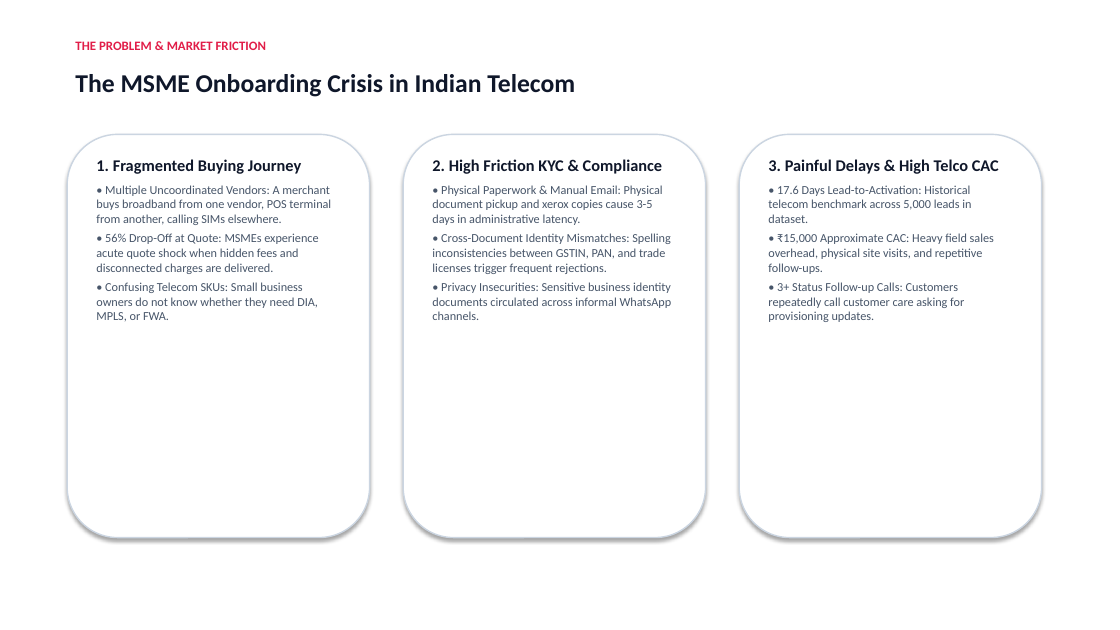
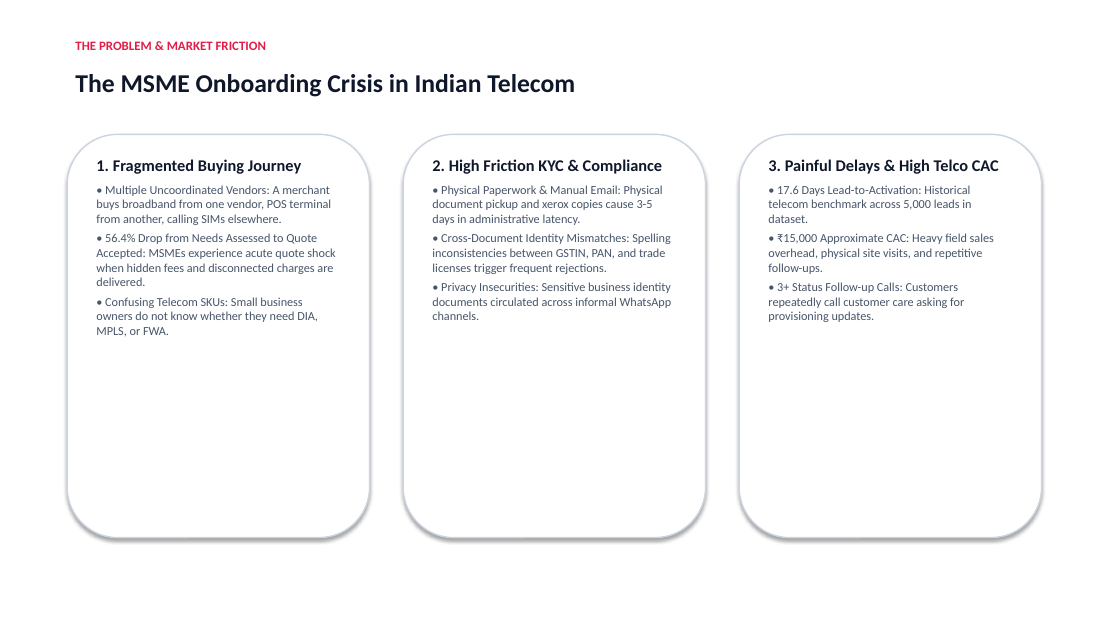
Before and after one commit to rawcdr/Udyam360, a slide deck: slide 2 of submission/Udyam360_Business_Case.pptx. Drawn at 1120x630 pixels with LibreOffice and Linux fonts; fonts in the diff are those of the drawing. Boxes give left, top, right and bottom in pixels: in the first picture for what was removed or moved away, otherwise in the second. Text is boxed around its words. In the diff, an @@ line names an element or a change of style, - is before the commit and + after.

```diff
--- a/submission/Udyam360_Business_Case.pptx
+++ b/submission/Udyam360_Business_Case.pptx
@@ text at (96,233,335,286): text changed @@
-• 56% Drop-Off at Quote: MSMEs experience acute quote shock when hidden fees and disconnected charges are delivered.
+• 56.4% Drop from Needs Assessed to Quote Accepted: MSMEs experience acute quote shock when hidden fees and disconnected charges are delivered.
```
Also in this commit, not shown: 6 other slides changed, 22 other files.
